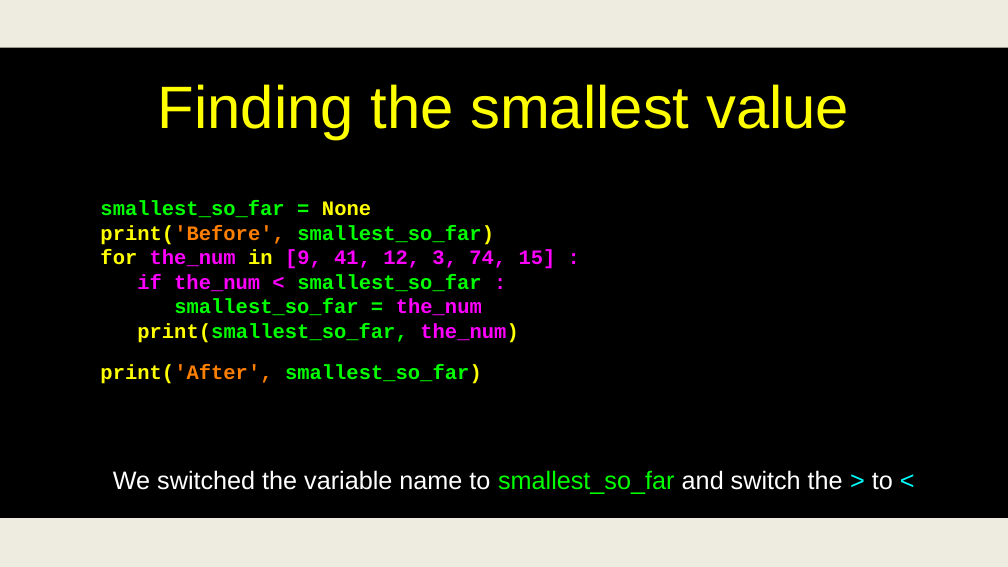
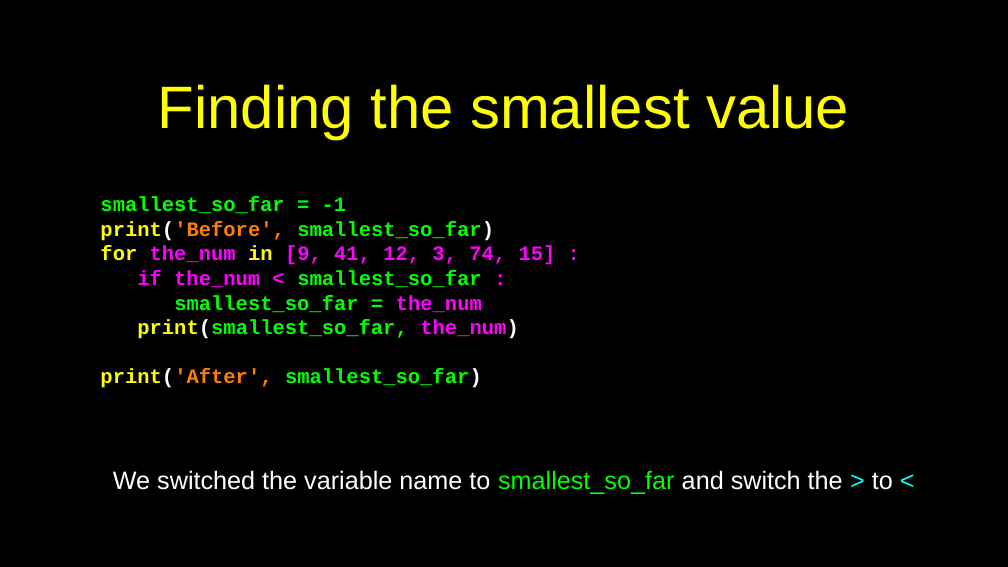
Before and after one commit to csev/py4e, a slide deck: slide 47 of lectures3/Pythonlearn-05-Iterations.pptx. Drawn at 1008x567 pixels with LibreOffice and Linux fonts; fonts in the diff are those of the drawing. Boxes give left, top, right and bottom in pixels: in the first picture for what was removed or moved away, otherwise in the second. Text is boxed around its words. In the diff, an @@ line names an element or a change of style, - is before the commit and + after.

```diff
--- a/lectures3/Pythonlearn-05-Iterations.pptx
+++ b/lectures3/Pythonlearn-05-Iterations.pptx
@@ rectangle removed at (x1=0, y1=0, x2=1008, y2=48) @@
@@ text at (x1=100, y1=197, x2=347, y2=214): text changed @@
-smallest_so_far = None
+smallest_so_far = -1
@@ text at (x1=100, y1=221, x2=518, y2=388): text colour #FFFF00 to #FFFFFF in "print('Before', smallest_so_far)", "print(smallest_so_far, the_num)", "print('After', smallest_so_far)" @@
@@ rectangle at (x1=0, y1=518, x2=1008, y2=567): fill #EEECE1 to #000000 @@
```
Also in this commit, not shown: 51 other slides changed.
